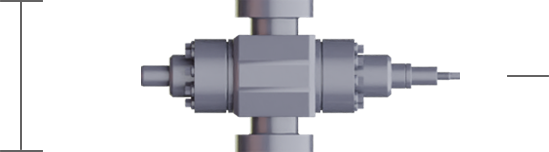
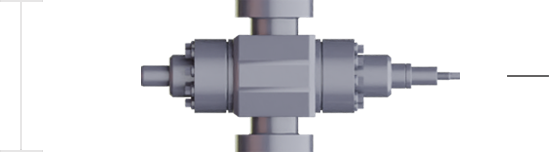
The second 549×152 image is a revision of the first. Changes to its layers:
renamed "Layer 1" to "height lines-light", moved it above "height lines", painted on it over [0, 0, 43, 152]
renamed "Layer 2" to "height lines", hid it, painted on it over [0, 0, 43, 152]
